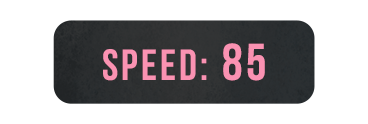
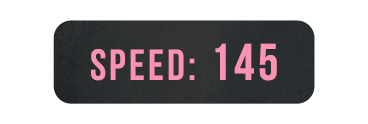
Before/after of a w=368, h=124 layered artwork. What changed in the layer stack:
renamed "Speed: 85" to "Speed: 145", painted on it over [91, 43, 277, 81]
